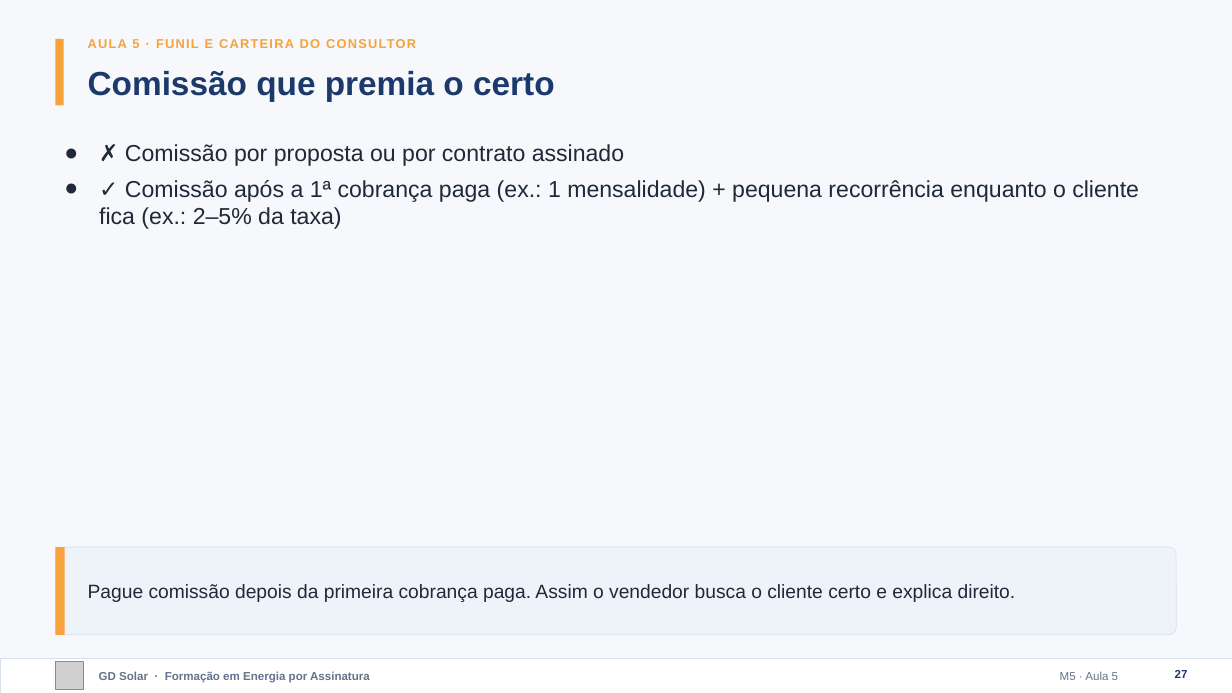
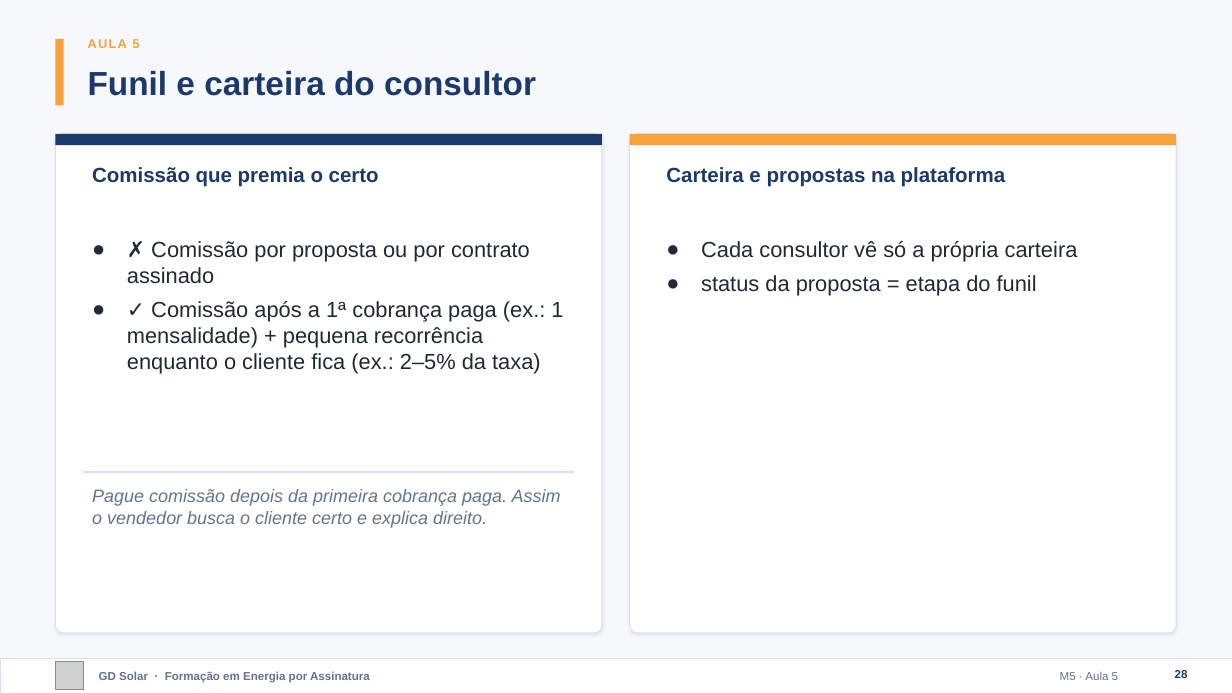
Before and after one commit to marcelo-braga-dev/casaverde, a slide deck: slide 28 of docs/curso/slides/m05-comercial.pptx (slide 27 before the commit). Drawn at 1232x693 pixels with LibreOffice and Linux fonts; fonts in the diff are those of the drawing; grey boxes stand for pictures. Boxes give left, top, right and bottom in pixels: in the first picture for what was removed or moved away, otherwise in the second. Text is boxed around its words. In the diff, an @@ line names an element or a change of style, - is before the commit and + after.

```diff
--- a/docs/curso/slides/m05-comercial.pptx
+++ b/docs/curso/slides/m05-comercial.pptx
@@ text at <box>88,39,139,48</box>: text changed @@
-AULA 5 · FUNIL E CARTEIRA DO CONSULTOR
+AULA 5
@@ text at <box>88,71,536,96</box>: text changed @@
-Comissão que premia o certo
+Funil e carteira do consultor
@@ rounded rectangle added at <box>55,134,603,633</box>, fill #FFFFFF, outline #D8E0EC 0.75 pt @@
@@ rectangle added at <box>55,134,603,145</box>, fill #1B3A6B @@
@@ rounded rectangle added at <box>630,134,1177,633</box>, fill #FFFFFF, outline #D8E0EC 0.75 pt @@
@@ rectangle added at <box>630,134,1177,145</box>, fill #F7A23B @@
@@ text added at <box>92,167,379,187</box>, 16 pt, text #1B3A6B, bold @@
+Comissão que premia o certo
@@ text added at <box>666,167,1006,187</box>, 16 pt, text #1B3A6B, bold @@
+Carteira e propostas na plataforma
@@ text "✗ Comissão por proposta ou ...": place and size @@
-text "✗ Comissão por proposta ou ..." at <box>99,144,1139,229</box>
+text "✗ Comissão por proposta ou ..." at <box>127,241,563,374</box>
@@ text "✗ Comissão por proposta ou ..." at <box>127,241,563,374</box>: size 18 to 17 pt @@
@@ text added at <box>701,241,1078,295</box>, 17 pt, text #1F2937 @@
+● Cada consultor vê só a própria carteira
+● status da proposta = etapa do funil
@@ rectangle added at <box>83,471,575,473</box>, fill #D8E0EC @@
@@ text "Pague comissão depois da primeira ...": place and size @@
-text "Pague comissão depois da primeira ..." at <box>88,584,1016,602</box>
+text "Pague comissão depois da primeira ..." at <box>92,489,561,528</box>
@@ text "Pague comissão depois da primeira ..." at <box>92,489,561,528</box>: size 15 to 14 pt, text colour #1F2937 to #64748B, italic on; vertical alignment middle to top @@
@@ rounded rectangle removed at <box>55,547,1177,635</box> @@
@@ rectangle removed at <box>55,547,65,635</box> @@
@@ page number at <box>1175,670,1188,678</box>: text changed @@
-27
+28
```
Also in this commit, not shown: 9 other slides changed, 1 slide added, 1 slide removed, 16 other files.
